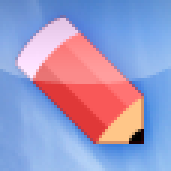
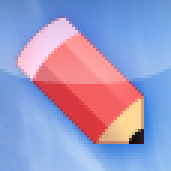
Layers edited between the first and the second 171 × 171 image:
painted on "icon" over [15, 27, 144, 144]
